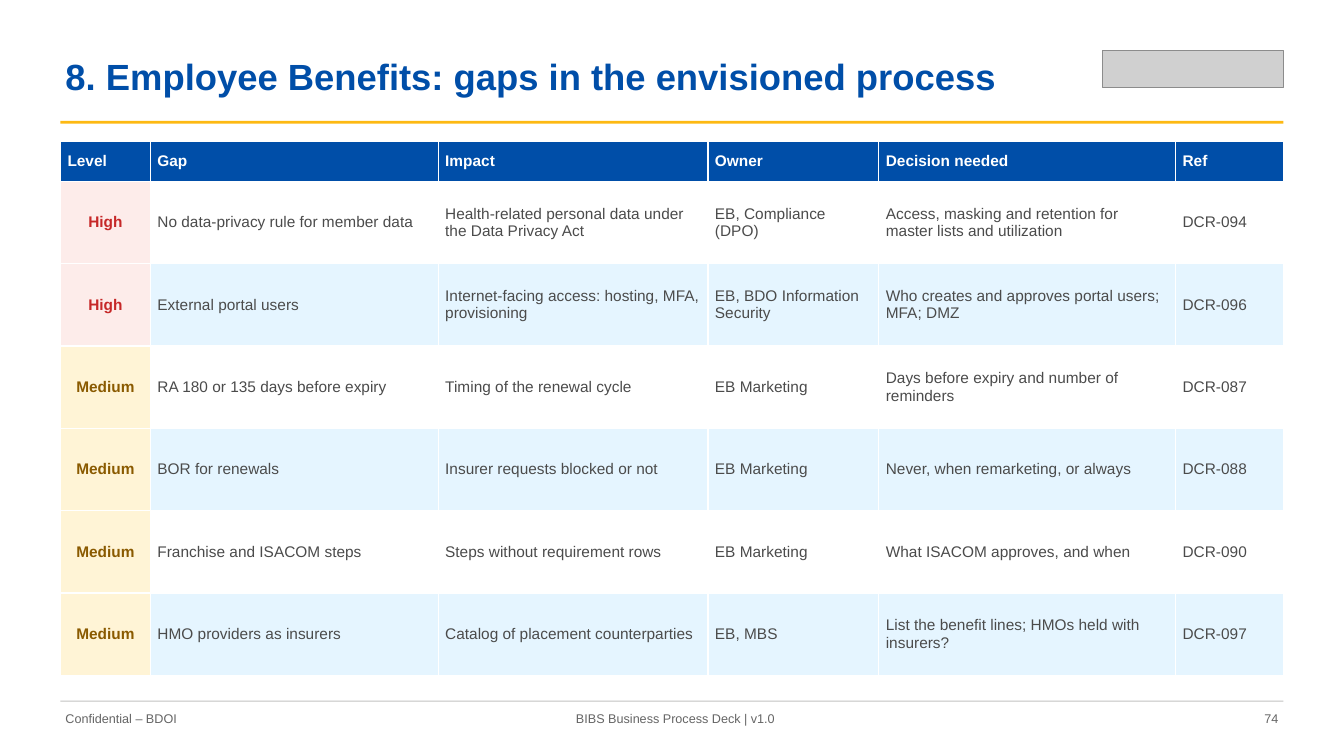
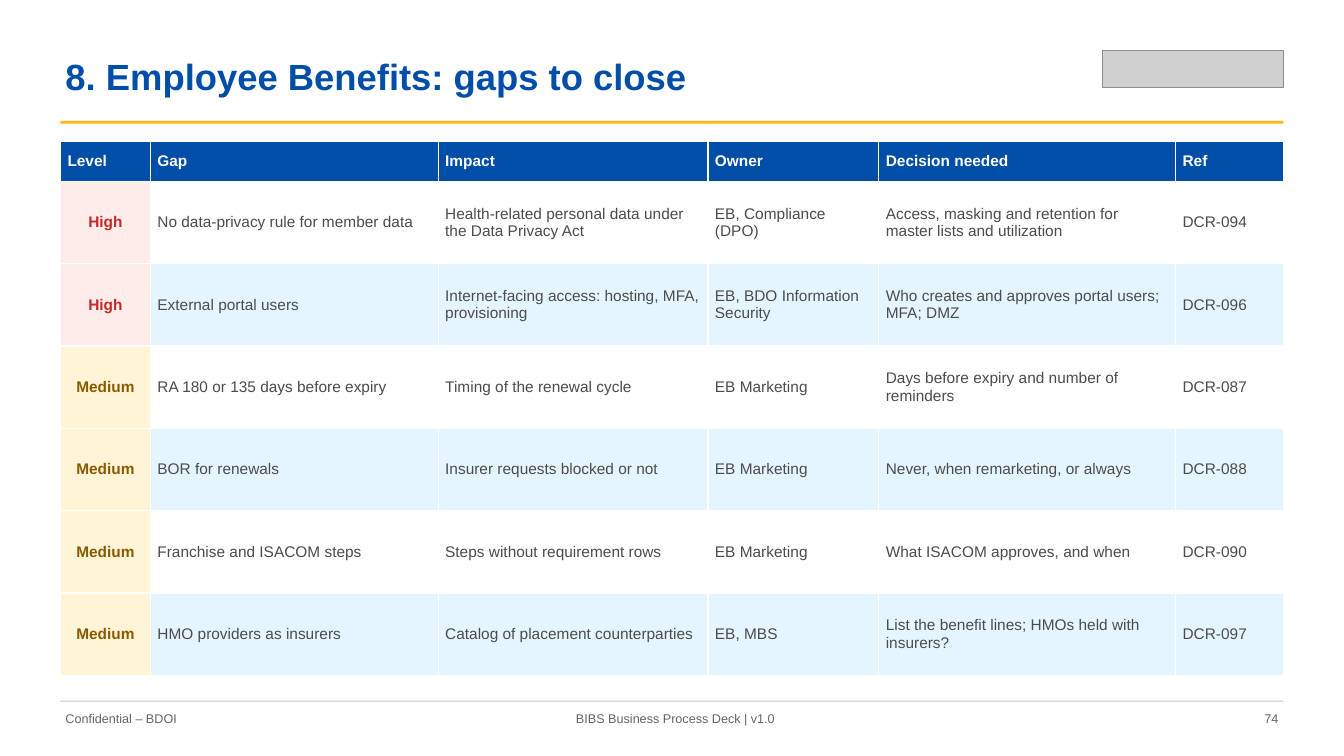
Before and after one commit to IortaTexhNXT-DEV/FinVerse, a slide deck: slide 74 of docs/deliverables/out/Decks/BIBS_Deck_BRD-00_Business_Process_AsIs_Envisioned_BestPractice_v1.0.pptx. Drawn at 1344x756 pixels with LibreOffice and Linux fonts; fonts in the diff are those of the drawing; grey boxes stand for pictures. Boxes give left, top, right and bottom in pixels: in the first picture for what was removed or moved away, otherwise in the second. Text is boxed around its words. In the diff, an @@ line names an element or a change of style, - is before the commit and + after.

```diff
--- a/docs/deliverables/out/Decks/BIBS_Deck_BRD-00_Business_Process_AsIs_Envisioned_BestPractice_v1.0.pptx
+++ b/docs/deliverables/out/Decks/BIBS_Deck_BRD-00_Business_Process_AsIs_Envisioned_BestPractice_v1.0.pptx
@@ text at (65, 63, 686, 97): text changed @@
-8. Employee Benefits: gaps in the envisioned process
+8. Employee Benefits: gaps to close
```
Also in this commit, not shown: 39 other slides changed, 11 other files.
